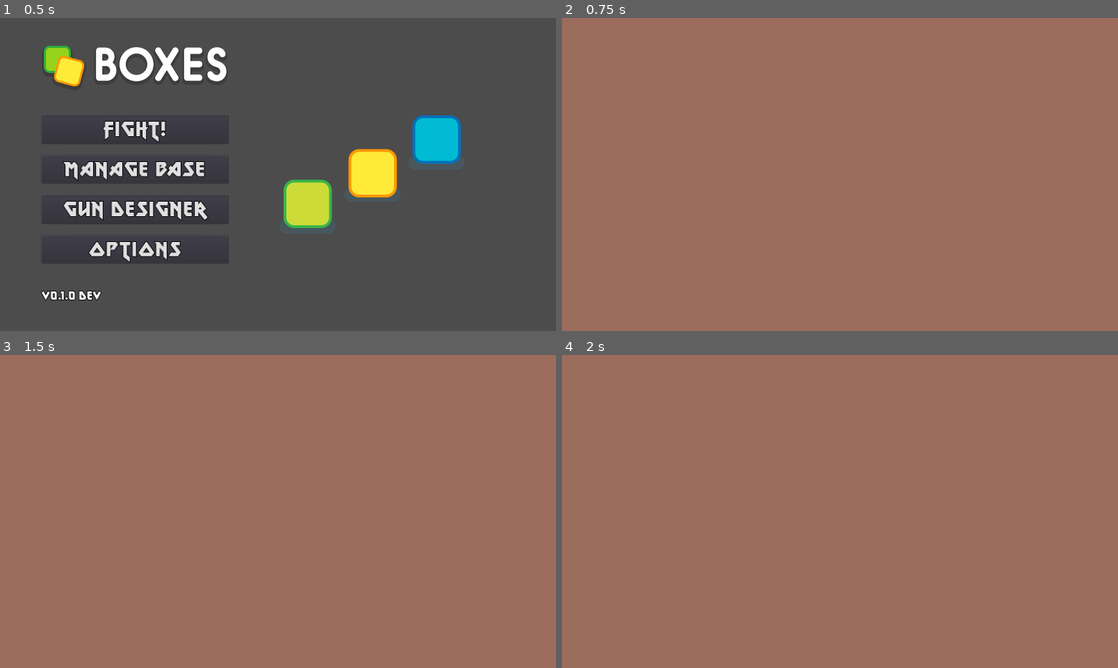
Above: before the commit, frames 1-4 (two rows, left to right).
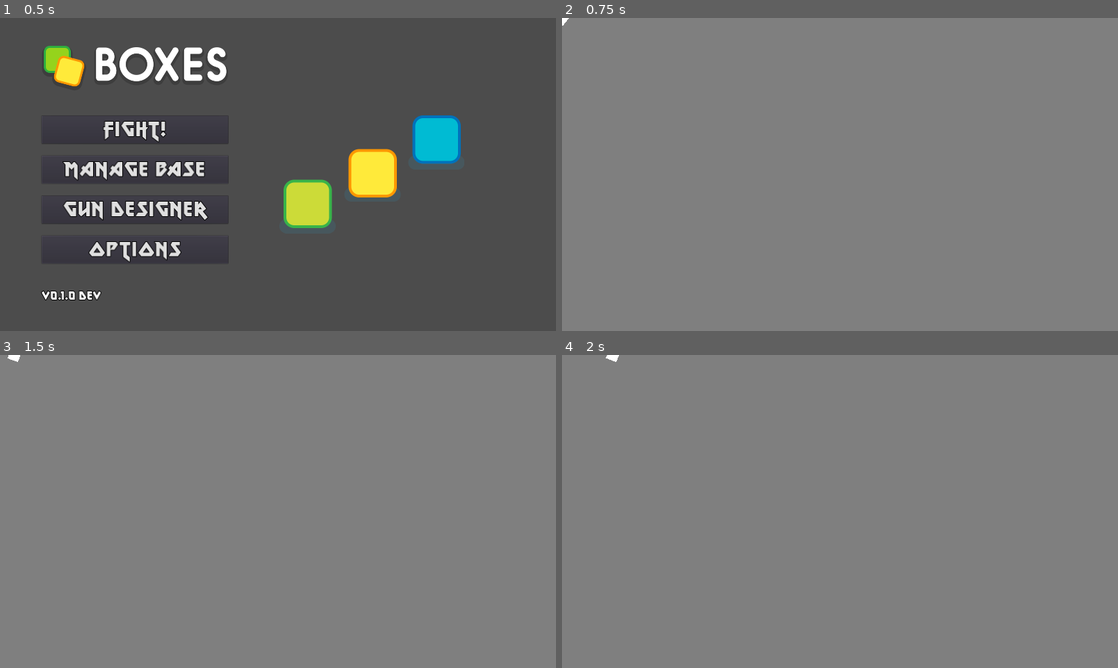
Above: after the commit, the same moments.

Repository: jpiechowka/zombie-shooter-prototype
Game: Godot game, scene res://scenes/menus/main_menu.tscn
Same seed, same stepped clock (60 frames per second), same inputs: the game is played once before the commit and once after it.
Inputs (mouse positions are in pixels of both pictures, inside the frame that each line leads up to):
- Up to frame 1 (0.5 s): no input
- Up to frame 2 (0.75 s): click "Fight!" at 0.5 s
- Up to frame 3 (1.5 s): tap Enter at 1.25 s; move the mouse to (400, 495) at 1.27 s; hold D (player_move_right, bound only after the commit) from 1.28 s (still down)
- Up to frame 4 (2 s): keep holding D (player_move_right, bound only after the commit)

Frame 1 is identical in both runs. In frame 2, 100% of the frame differs, in the area x 0-100%, y 0-100%; in frame 3, 100%; in frame 4, 100%.

Commit message:
Add initial keybindings. Add player movement. Change type of player to kinematic body

Diff:
--- a/project.godot
+++ b/project.godot
@@ -32,6 +32,29 @@
 window/stretch/mode="2d"
 window/stretch/aspect="keep"
 
+[input]
+
+player_move_up={
+"deadzone": 0.5,
+"events": [ Object(InputEventKey,"resource_local_to_scene":false,"resource_name":"","device":0,"alt":false,"shift":false,"control":false,"meta":false,"command":false,"pressed":false,"scancode":87,"unicode":0,"echo":false,"script":null)
+ ]
+}
+player_move_down={
+"deadzone": 0.5,
+"events": [ Object(InputEventKey,"resource_local_to_scene":false,"resource_name":"","device":0,"alt":false,"shift":false,"control":false,"meta":false,"command":false,"pressed":false,"scancode":83,"unicode":0,"echo":false,"script":null)
+ ]
+}
+player_move_right={
+"deadzone": 0.5,
+"events": [ Object(InputEventKey,"resource_local_to_scene":false,"resource_name":"","device":0,"alt":false,"shift":false,"control":false,"meta":false,"command":false,"pressed":false,"scancode":68,"unicode":0,"echo":false,"script":null)
+ ]
+}
+player_move_left={
+"deadzone": 0.5,
+"events": [ Object(InputEventKey,"resource_local_to_scene":false,"resource_name":"","device":0,"alt":false,"shift":false,"control":false,"meta":false,"command":false,"pressed":false,"scancode":65,"unicode":0,"echo":false,"script":null)
+ ]
+}
+
 [rendering]
 
 quality/filters/anisotropic_filter_level=16
--- a/scenes/game_modes/fight_mode_mockup.tscn
+++ b/scenes/game_modes/fight_mode_mockup.tscn
@@ -1,6 +1,7 @@
-[gd_scene load_steps=2 format=2]
+[gd_scene load_steps=3 format=2]
 
 [ext_resource path="res://scripts/game_modes/fight_mode_mockup.gd" type="Script" id=1]
+[ext_resource path="res://scenes/player/player.tscn" type="PackedScene" id=2]
 
 [node name="FightModeMockup" type="Node"]
 script = ExtResource( 1 )
@@ -8,7 +9,11 @@
 [node name="BGGround" type="ColorRect" parent="."]
 anchor_right = 1.0
 anchor_bottom = 1.0
-color = Color( 0.615686, 0.431373, 0.368627, 1 )
+color = Color( 0.501961, 0.501961, 0.501961, 1 )
 __meta__ = {
 "_edit_use_anchors_": false
 }
+
+[node name="Player" parent="." instance=ExtResource( 2 )]
+player_speed = 210
+player_hp = 100.0
--- a/scenes/player/player.tscn
+++ b/scenes/player/player.tscn
@@ -5,9 +5,10 @@
 
 [sub_resource type="RectangleShape2D" id=1]
 
-[node name="Player" type="RigidBody2D"]
-gravity_scale = 0.0
+[node name="Player" type="KinematicBody2D"]
 script = ExtResource( 1 )
+player_speed = null
+player_hp = null
 
 [node name="Sprite" type="Sprite" parent="."]
 scale = Vector2( 0.1, 0.1 )
--- a/scripts/menus/main_menu.gd
+++ b/scripts/menus/main_menu.gd
@@ -1,7 +1,6 @@
 extends MarginContainer
 
 
-# Called when the node enters the scene tree for the first time
 func _ready():
 	pass
 
--- a/scripts/player/player.gd
+++ b/scripts/player/player.gd
@@ -1,15 +1,25 @@
-extends RigidBody2D
+extends KinematicBody2D
 
 
 export var player_speed: int = 210
 export var player_hp: float = 100.0
 
 
-# Called when the node enters the scene tree for the first time.
 func _ready():
-	pass # Replace with function body.
+	pass
 
 
-# Called every frame. 'delta' is the elapsed time since the previous frame.
-#func _process(delta):
-#	pass
+func _physics_process(delta):
+	# Player movement
+	var player_motion = Vector2()
+	if Input.is_action_pressed("player_move_up"):
+		player_motion.y -= 1
+	if Input.is_action_pressed("player_move_down"):
+		player_motion.y += 1
+	if Input.is_action_pressed("player_move_right"):
+		player_motion.x += 1
+	if Input.is_action_pressed("player_move_left"):
+		player_motion.x -= 1
+
+	player_motion = move_and_slide(player_motion.normalized() * player_speed)
+	look_at(get_global_mouse_position())
